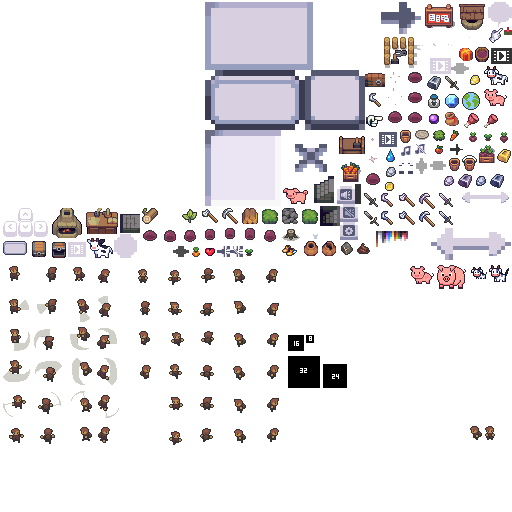
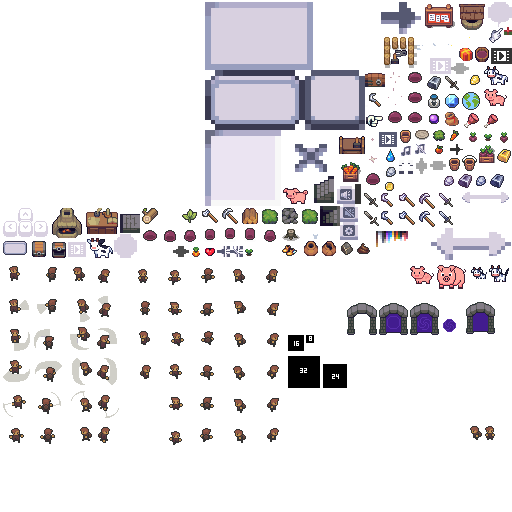
Before/after of a 512×512 layered artwork. What changed in the layer stack:
added layer "Портал" above "палитра" over [347, 302, 495, 335]
